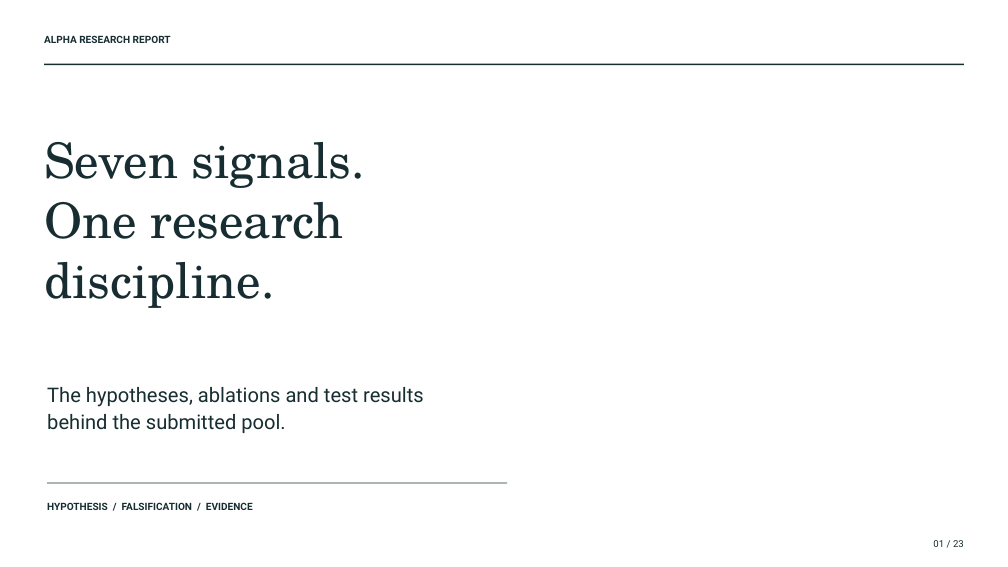
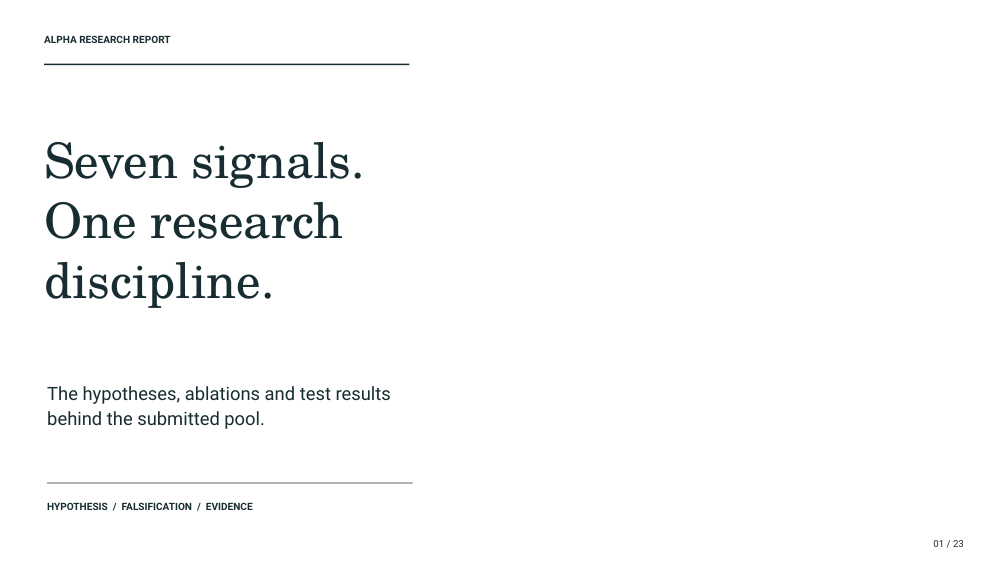
Before and after one commit to Al-lenZ/presentation-deck, a slide deck: slide 1 of deliverables/alpha-research.pptx. Drawn at 1008x567 pixels with LibreOffice and Linux fonts; fonts in the diff are those of the drawing; background and template pictures are left out. Boxes give left, top, right and bottom in pixels: in the first picture for what was removed or moved away, otherwise in the second. Text is boxed around its words. In the diff, an @@ line names an element or a change of style, - is before the commit and + after.

```diff
--- a/deliverables/alpha-research.pptx
+++ b/deliverables/alpha-research.pptx
@@ rectangle: place and size @@
-rectangle at bbox=[44, 64, 964, 66]
+rectangle at bbox=[44, 64, 410, 66]
@@ text "The hypotheses, ablations and test ..." at bbox=[47, 386, 391, 429]: size 23 to 21 pt @@
@@ rectangle: place and size @@
-rectangle at bbox=[47, 483, 507, 483]
+rectangle at bbox=[47, 483, 413, 483]
```
Also in this commit, not shown: 8 other slides changed, 7 other files.
